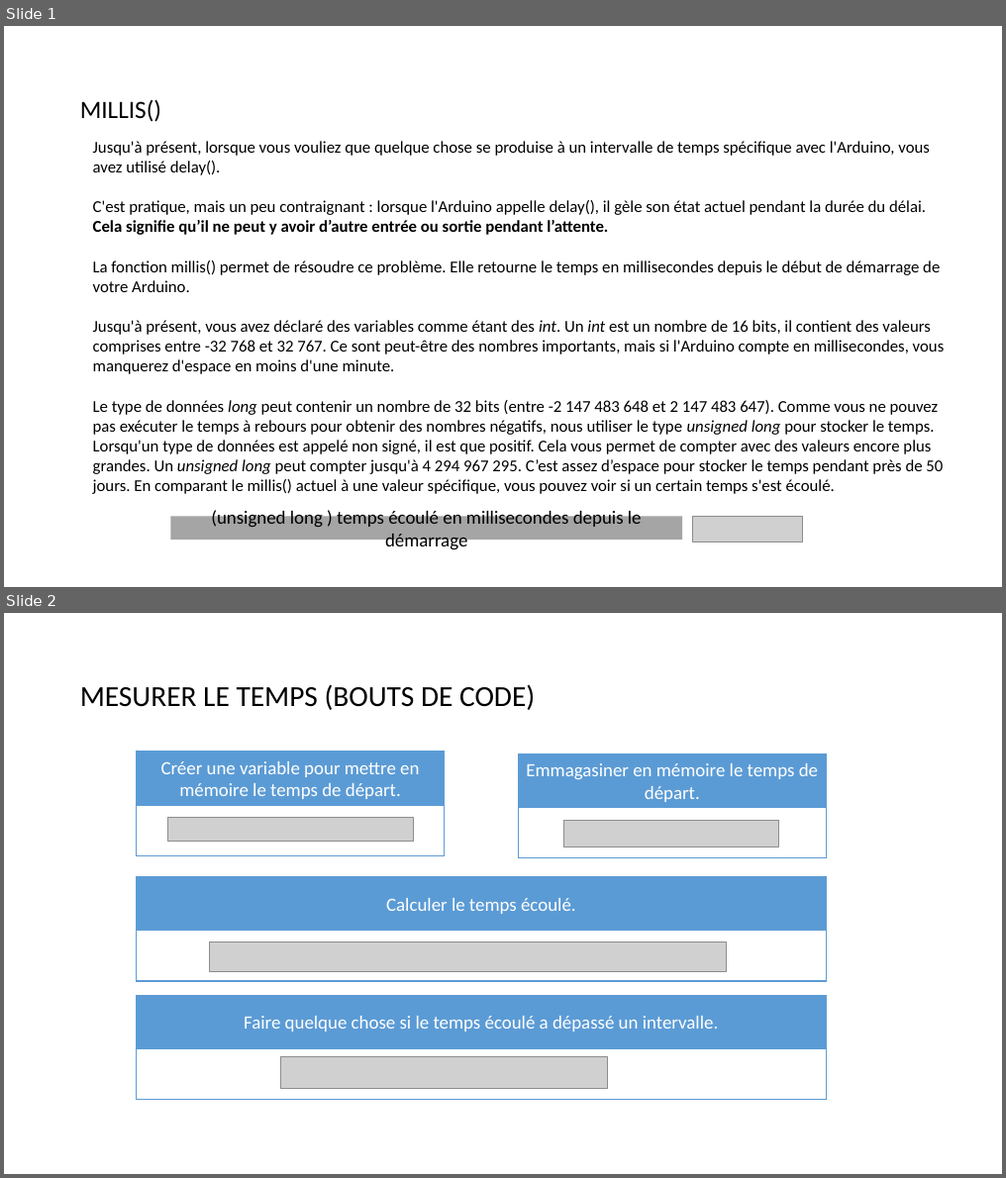
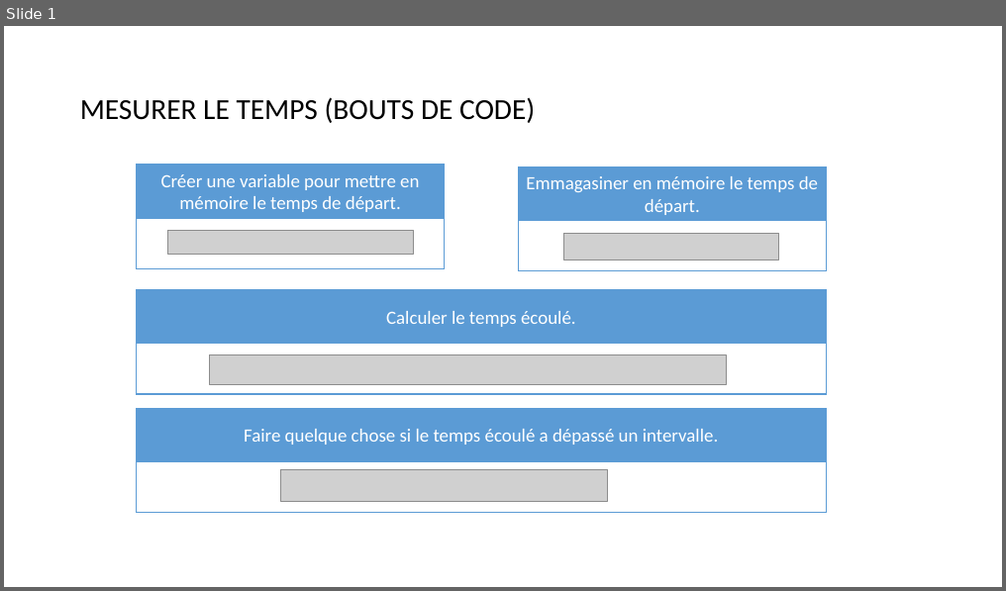
Before and after one commit to tim-montmorency/rel-electro-immersif, a slide deck: rel-electro-immersif-originals/intervalle de temps.pptx. Shown one above the other, each under a label of ours: slides 1 and 2 before the commit, slide 1 after it. The pictures are 1006x1178 and 1006x591 pixels, drawn with LibreOffice and Linux fonts; fonts in the diff are those of the drawing; grey boxes stand for pictures. Boxes give left, top, right and bottom in pixels: in the first picture for what was removed or moved away, otherwise in the second. Text is boxed around its words. In the diff, an @@ line names an element or a change of style, - is before the commit and + after.

```diff
--- a/rel-electro-immersif-originals/intervalle de temps.pptx
+++ b/rel-electro-immersif-originals/intervalle de temps.pptx
@@ slide 1 removed at box(4, 26, 1002, 587), background #FFFFFF @@
@@ title removed at box(80, 99, 161, 122) @@
-MILLIS()
@@ text removed at box(93, 141, 944, 494) @@
-Jusqu'à présent, lorsque vous vouliez que quelque chose se produise à un intervalle de temps spécifique avec l'Arduino, vous avez utilisé delay().
-C'est pratique, mais un peu contraignant : lorsque l'Arduino appelle delay(), il gèle son état actuel pendant la durée du délai. Cela signifie qu’il ne peut y avoir d’autre entrée ou sortie pendant l’attente.
-La fonction millis() permet de résoudre ce problème. Elle retourne le temps en millisecondes depuis le début de démarrage de votre Arduino.
-Jusqu'à présent, vous avez déclaré des variables comme étant des int. Un int est un nombre de 16 bits, il contient des valeurs comprises entre -32 768 et 32 767. Ce sont peut-être des nombres importants, mais si l'Arduino compte en millisecondes, vous manquerez d'espace en moins d'une minute.
-Le type de données long peut contenir un nombre de 32 bits (entre -2 147 483 648 et 2 147 483 647). Comme vous ne pouvez pas exécuter le temps à rebours pour obtenir des nombres négatifs, nous utiliser le type unsigned long pour stocker le temps. Lorsqu'un type de données est appelé non signé, il est que positif. Cela vous permet de compter avec des valeurs encore plus grandes. Un unsigned long peut compter jusqu'à 4 294 967 295. C’est assez d’espace pour stocker le temps pendant près de 50 jours. En comparant le millis() actuel à une valeur spécifique, vous pouvez voir si un certain temps s'est écoulé.
@@ rectangle removed at box(171, 516, 683, 540) @@
-(unsigned long ) temps écoulé en millisecondes depuis le démarrage
@@ picture removed at box(692, 516, 803, 542) @@
@@ what was slide 2 is now slide 1 @@
```
Also in this commit, not shown: 45 other files.
